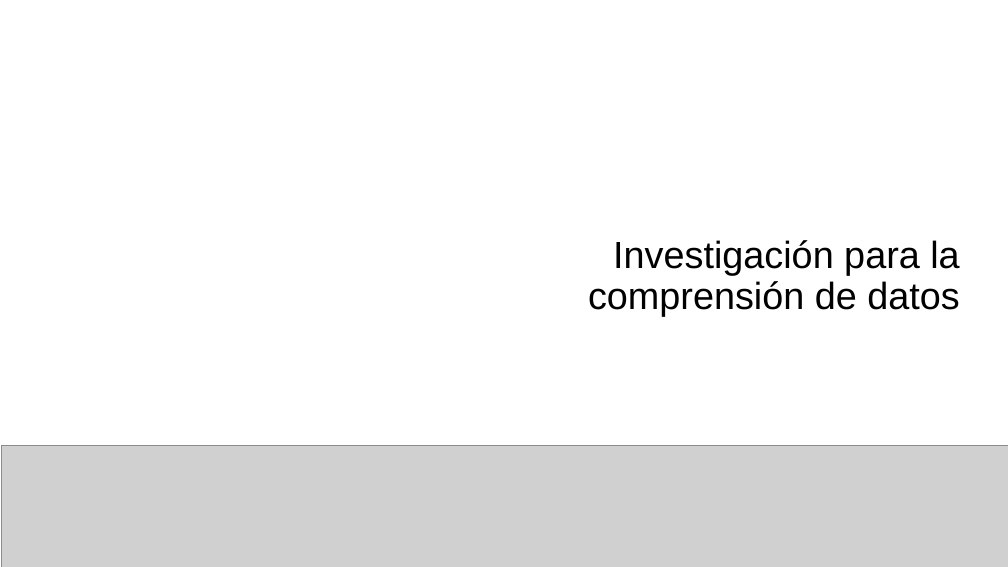
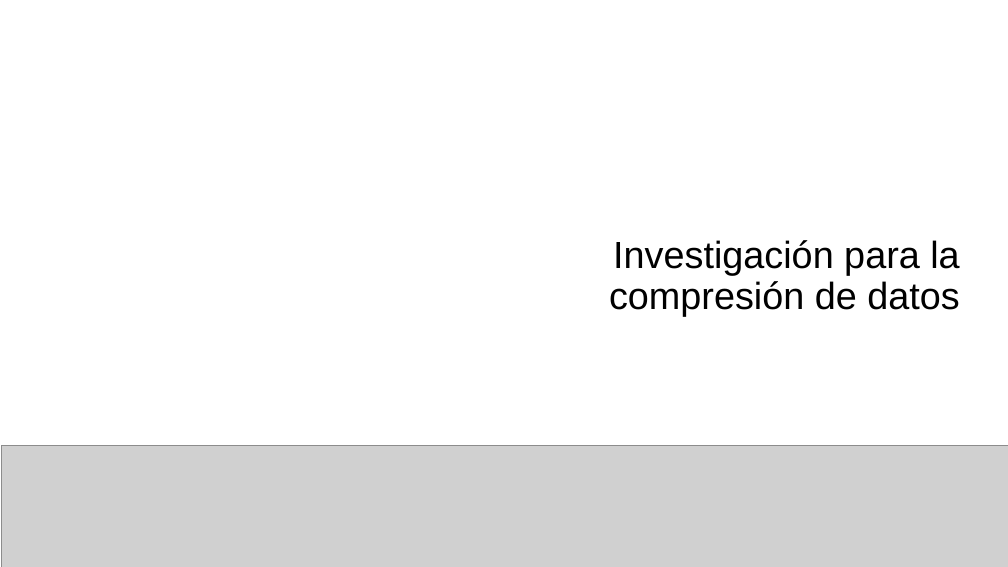
Before and after one commit to GianSz/ProyectoDatos, a slide deck: slide 1 of Presentacion/Presentación Proyecto.pptx. Drawn at 1008x567 pixels with LibreOffice and Linux fonts; fonts in the diff are those of the drawing; grey boxes stand for pictures; background and template pictures are left out. Boxes give left, top, right and bottom in pixels: in the first picture for what was removed or moved away, otherwise in the second. Text is boxed around its words. In the diff, an @@ line names an element or a change of style, - is before the commit and + after.

Commit message:
Ortografía
comprensión por compresión
pinzon por pinzón

```diff
--- a/Presentacion/Presentación Proyecto.pptx
+++ b/Presentacion/Presentación Proyecto.pptx
@@ text at box(609, 240, 959, 316): text changed @@
-Investigación para la comprensión de datos
+Investigación para la compresión de datos
```
Also in this commit, not shown: 1 other slide changed.
